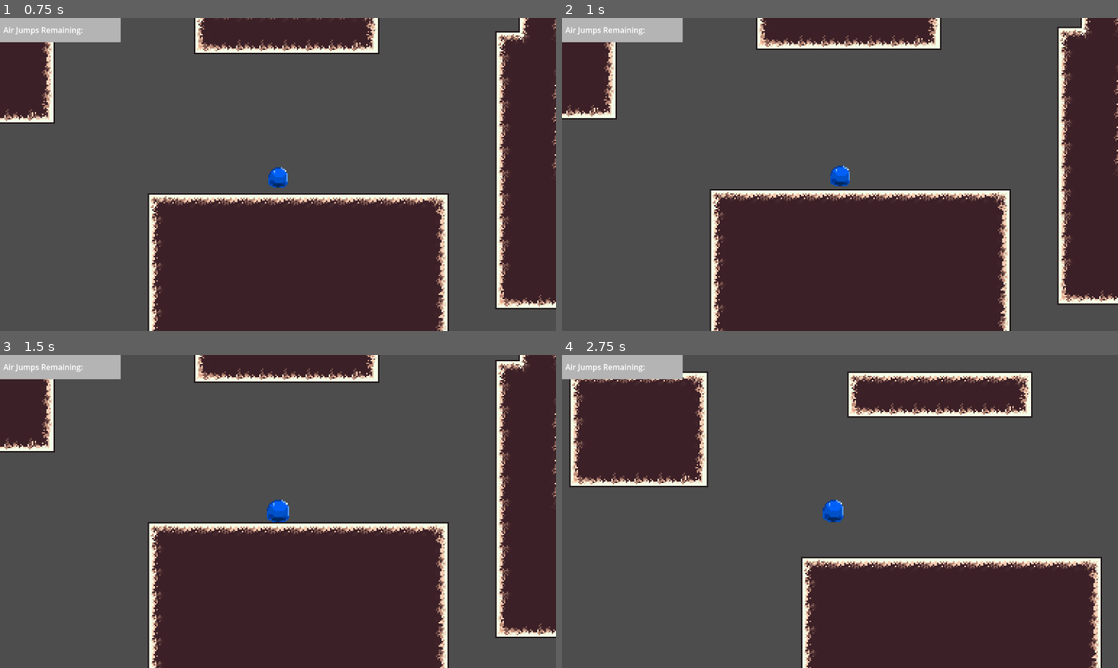
Above: before the commit, frames 1-4 (two rows, left to right).
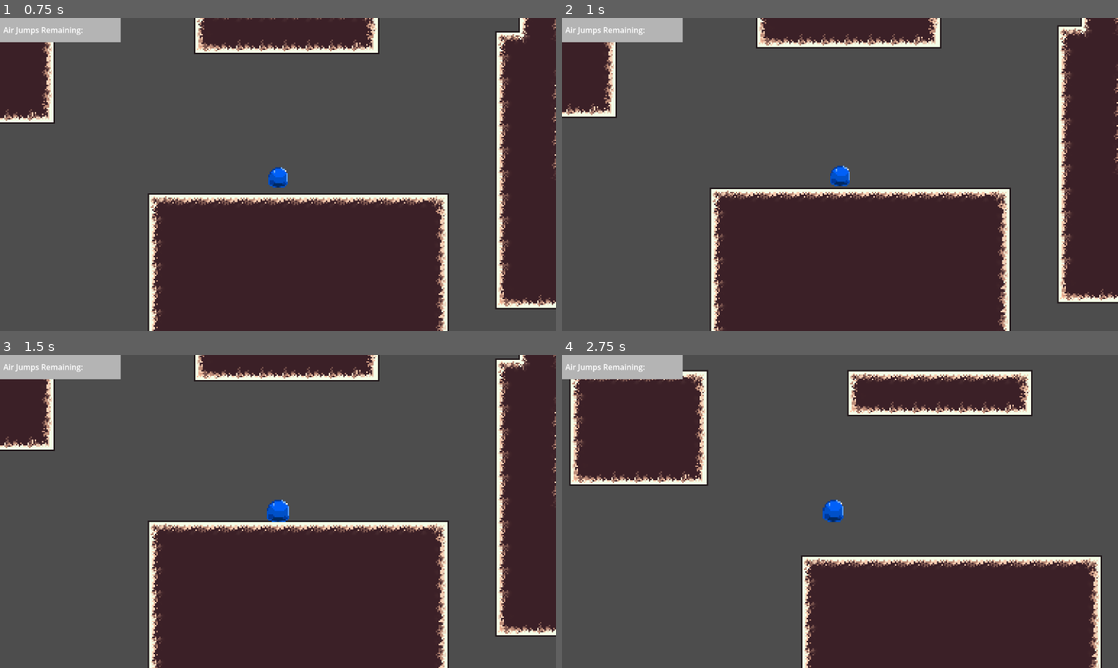
Above: after the commit, the same moments.

Repository: 2026-Hackathon/UnderYourSkin
Game: Godot game, scene res://Scenes/tempmenu.tscn
The game is run twice, just before and just after one commit, with the same random seed, the same clock (stepped at 60 frames per second) and the same inputs.
Inputs (mouse positions are in pixels of both pictures, inside the frame that each line leads up to):
- Up to frame 1 (0.75 s): click "Play" at 0.5 s
- Up to frame 2 (1 s): no input
- Up to frame 3 (1.5 s): move the mouse to (400, 495) at 1.27 s; click (400, 495) at 1.42 s
- Up to frame 4 (2.75 s): tap Enter at 2 s; drag from (728, 527) to (812, 574) at 2.02 s

Frame 1 is identical in both runs. In frame 2, 4.4% of the frame differs, in the area x 0-100%, y 0-100%; in frame 3, 4.4%; in frame 4, 4.8%, in the area x 1-98%, y 4-100%.

Commit message:
Add Wall Anim frames

Diff:
--- a/under-your-skin/Scenes/TempScene.tscn
+++ b/under-your-skin/Scenes/TempScene.tscn
@@ -284,7 +284,7 @@
 }
 
 [sub_resource type="CircleShape2D" id="CircleShape2D_u0k2b"]
-radius = 7.0
+radius = 6.0
 
 [node name="Node2D" type="Node2D" unique_id=1339972396]
 
